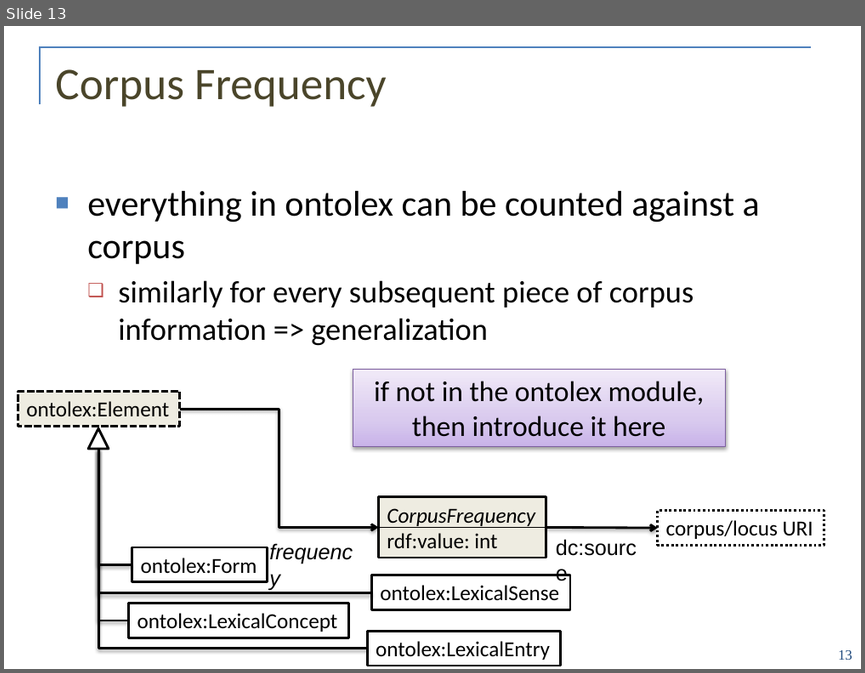
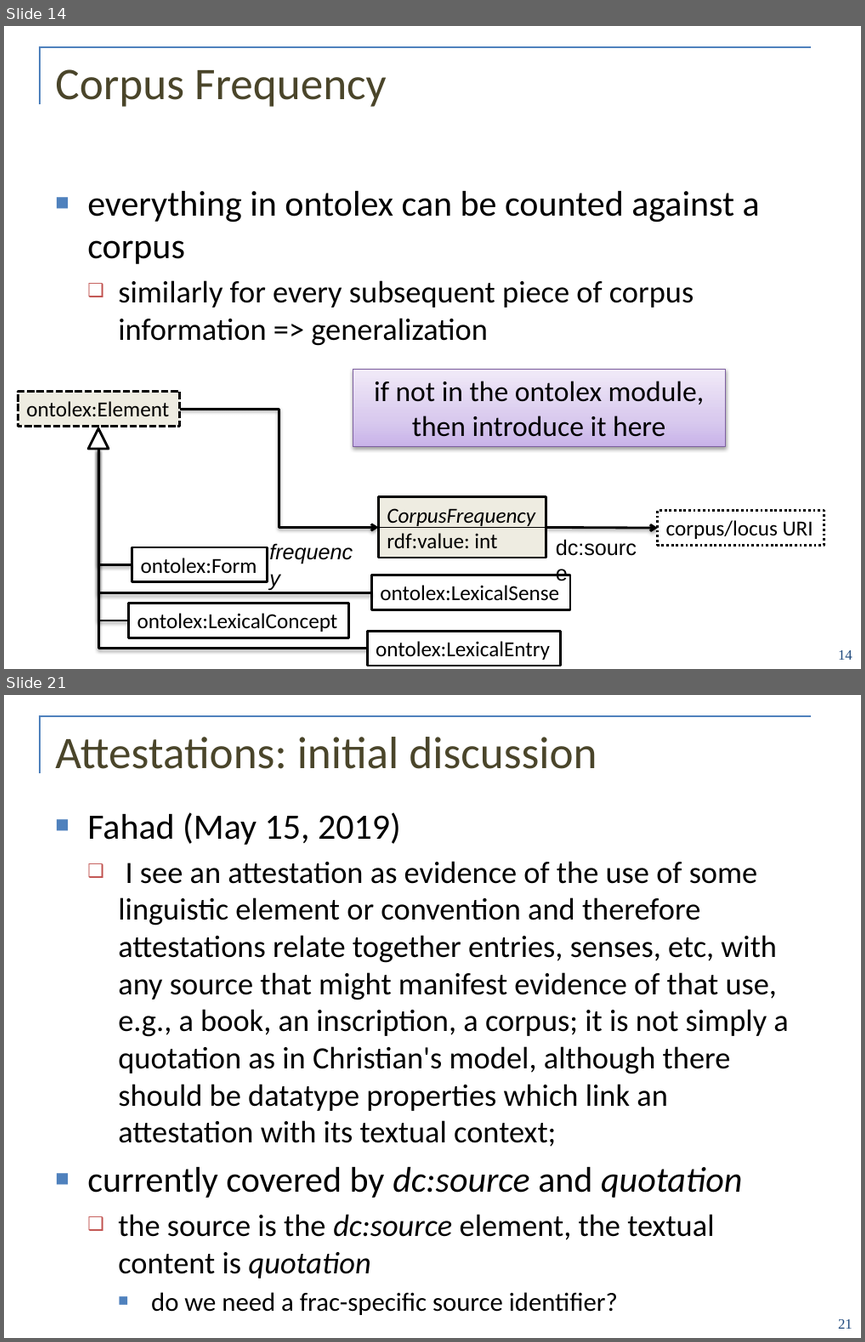
Before and after one commit to ontolex/frequency-attestation-corpus-information, a slide deck: doc/ontolex-f2f-leipzig-may2019.pptx. Shown one above the other, each under a label of ours: slide 13 before the commit, slides 14 and 21 after it; the slides between them are not shown. The pictures are 865x673 and 865x1342 pixels, drawn with LibreOffice and Linux fonts; fonts in the diff are those of the drawing; background and template pictures are left out. Boxes give left, top, right and bottom in pixels: in the first picture for what was removed or moved away, otherwise in the second. Text is boxed around its words. In the diff, an @@ line names an element or a change of style, - is before the commit and + after.

```diff
--- a/doc/ontolex-f2f-leipzig-may2019.pptx
+++ b/doc/ontolex-f2f-leipzig-may2019.pptx
@@ slide 21 added at bbox=[4, 695, 861, 1338], background #FFFFFF; not listed: 2 template elements that a slide beside it also shows @@
@@ title added at bbox=[55, 737, 596, 769], 38 pt, text #4A452A @@
+Attestations: initial discussion
@@ text added at bbox=[87, 812, 788, 1315], 26 pt, text #000000 @@
+■ Fahad (May 15, 2019)
+  ❑ I see an attestation as evidence of the use of some linguistic element or convention and therefore attestations relate together entries, senses, etc, with any source that might manifest evidence of that use, e.g., a book, an inscription, a corpus; it is not simply a quotation as in Christian's model, although there should be datatype properties which link an attestation with its textual context;
+■ currently covered by dc:source and quotation
+  ❑ the source is the dc:source element, the textual content is quotation
+    ■ do we need a frac-specific source identifier?
@@ page number added at bbox=[838, 1319, 852, 1328], 12 pt, text #1F497D @@
+21
@@ what was slide 13 is now slide 14 @@
@@ page number at bbox=[838, 650, 852, 659]: text changed @@
-13
+14
```
Also in this commit, not shown: 1 slide changed, 17 other slides added.
